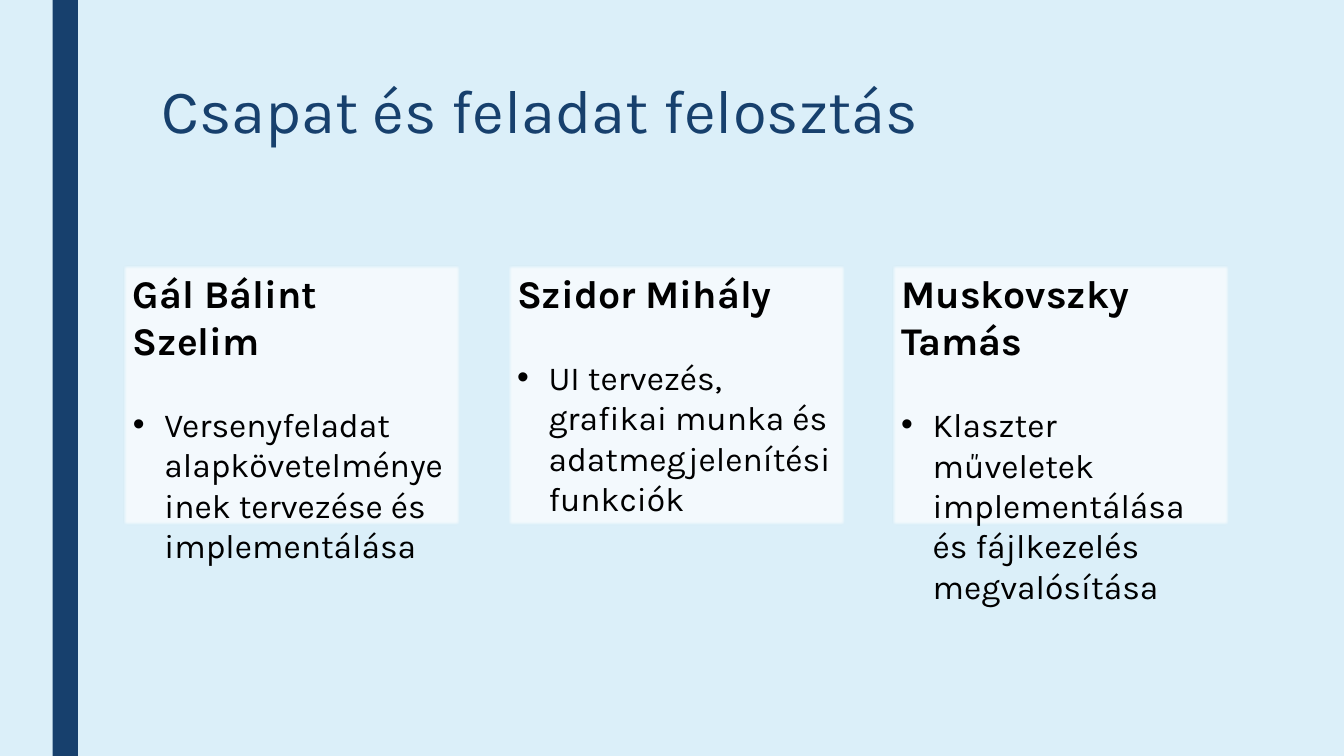
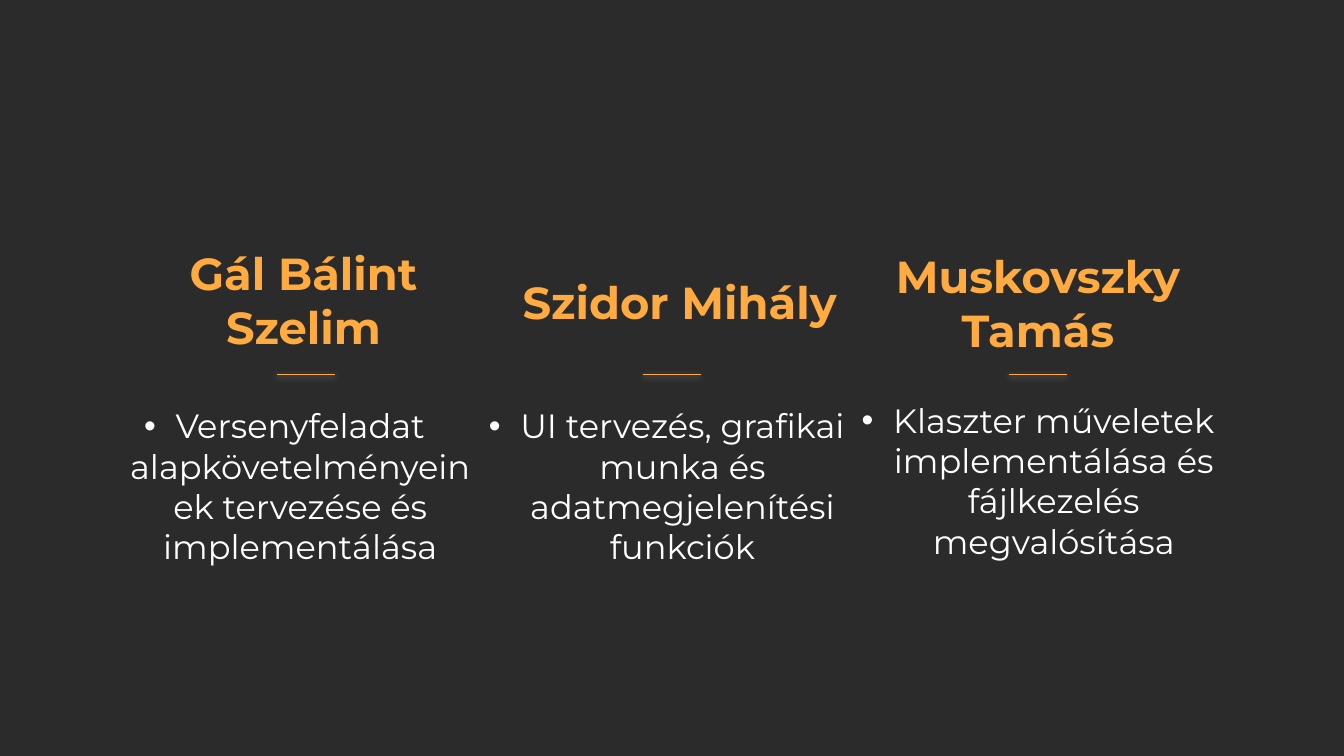
Before and after one commit to mskvszkyt/dusza-cluster, a slide deck: slide 2 of Presentation/Cluster – IDK++.pptx. Drawn at 1344x756 pixels with LibreOffice and Linux fonts; fonts in the diff are those of the drawing; background and template pictures are left out; a plain dark background stands for a picture behind light text. Boxes give left, top, right and bottom in pixels: in the first picture for what was removed or moved away, otherwise in the second. Text is boxed around its words. In the diff, an @@ line names an element or a change of style, - is before the commit and + after.

```diff
--- a/Presentation/Cluster – IDK++.pptx
+++ b/Presentation/Cluster – IDK++.pptx
@@ background #DBEFF9 at 98% opacity to picture (left out) @@
@@ rectangle removed at box(52, 0, 78, 756) @@
@@ title removed at box(161, 86, 917, 148) @@
-Csapat és feladat felosztás
@@ title added at box(190, 254, 417, 345), 32 pt, text #FFAB40, bold @@
+Gál Bálint Szelim
@@ text added at box(896, 259, 1180, 348), 32 pt, text #FFAB40, bold @@
+Muskovszky Tamás
@@ subtitle at box(133, 277, 317, 356): paragraph removed @@
-Gál Bálint Szelim
@@ text at box(517, 277, 772, 318): paragraph removed @@
-Szidor Mihály
@@ text added at box(523, 283, 836, 328), 32 pt, text #FFAB40, bold @@
+Szidor Mihály
@@ text at box(901, 281, 1129, 356): paragraph removed @@
-Muskovszky Tamás
@@ line added from (277, 374) to (336, 374), #FFAB40 0.75 pt @@
@@ line added from (643, 374) to (702, 374), #FFAB40 0.75 pt @@
@@ text "Klaszter műveletek implementálása és fájlkezelés ...": place and size @@
-text "Klaszter műveletek implementálása és fájlkezelés ..." at box(891, 265, 1229, 526)
+text "Klaszter műveletek implementálása és fájlkezelés ..." at box(893, 408, 1214, 561)
@@ line added from (1009, 374) to (1068, 374), #FFAB40 0.75 pt @@
@@ font Karla to Montserrat, text colour #000000 to #FFFFFF; alignment left to centre; fill #FFFFFF at 68% opacity to none; outline #000000 0.75 pt to none in 3 elements at box(520, 413, 845, 559), box(893, 408, 1214, 561), box(163, 413, 437, 566) @@
@@ subtitle "Versenyfeladat alapkövetelményeinek tervezése és implementál ...": place and size @@
-subtitle "Versenyfeladat alapkövetelményeinek tervezése és implementál ..." at box(123, 264, 461, 525)
+subtitle "Versenyfeladat alapkövetelményeinek tervezése és implementál ..." at box(163, 413, 437, 566)
@@ text "UI tervezés, grafikai munka és ...": place and size @@
-text "UI tervezés, grafikai munka és ..." at box(507, 264, 845, 525)
+text "UI tervezés, grafikai munka és ..." at box(520, 413, 845, 559)
```
Also in this commit, not shown: 3 other slides changed, 3 slides added.
